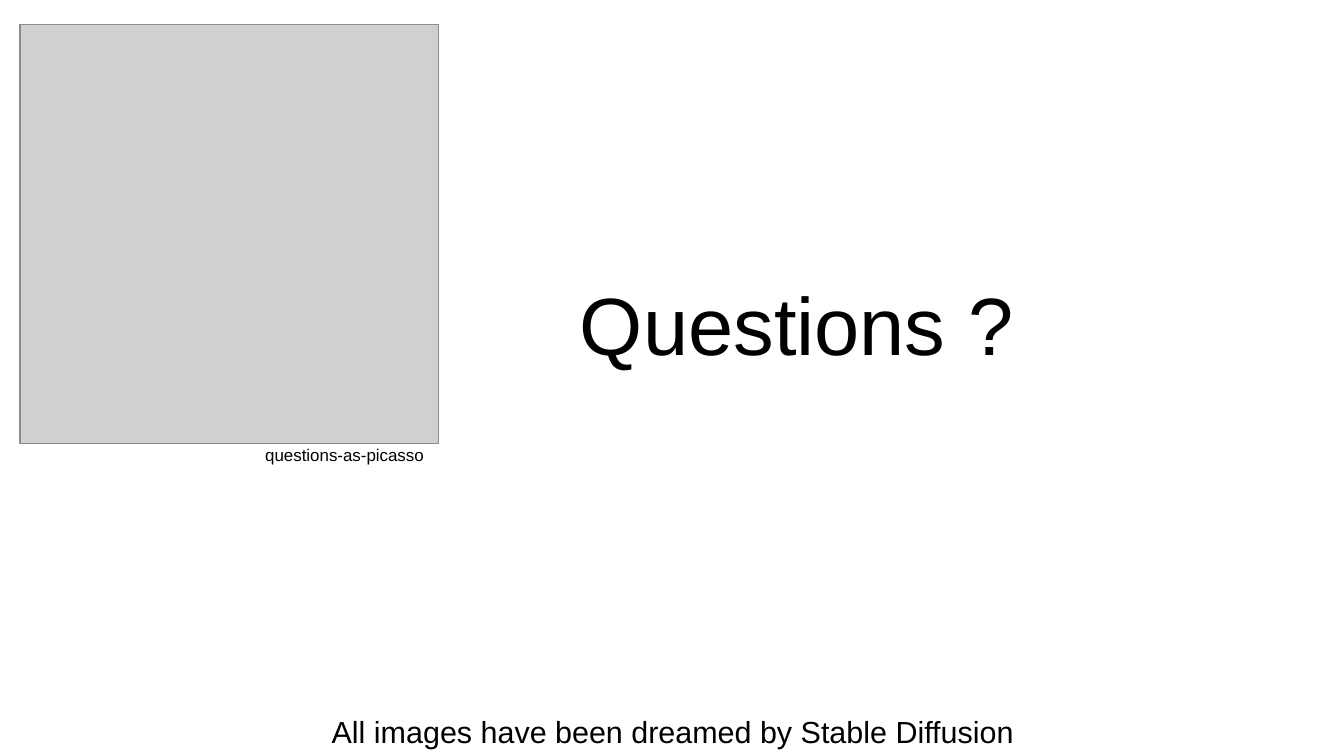
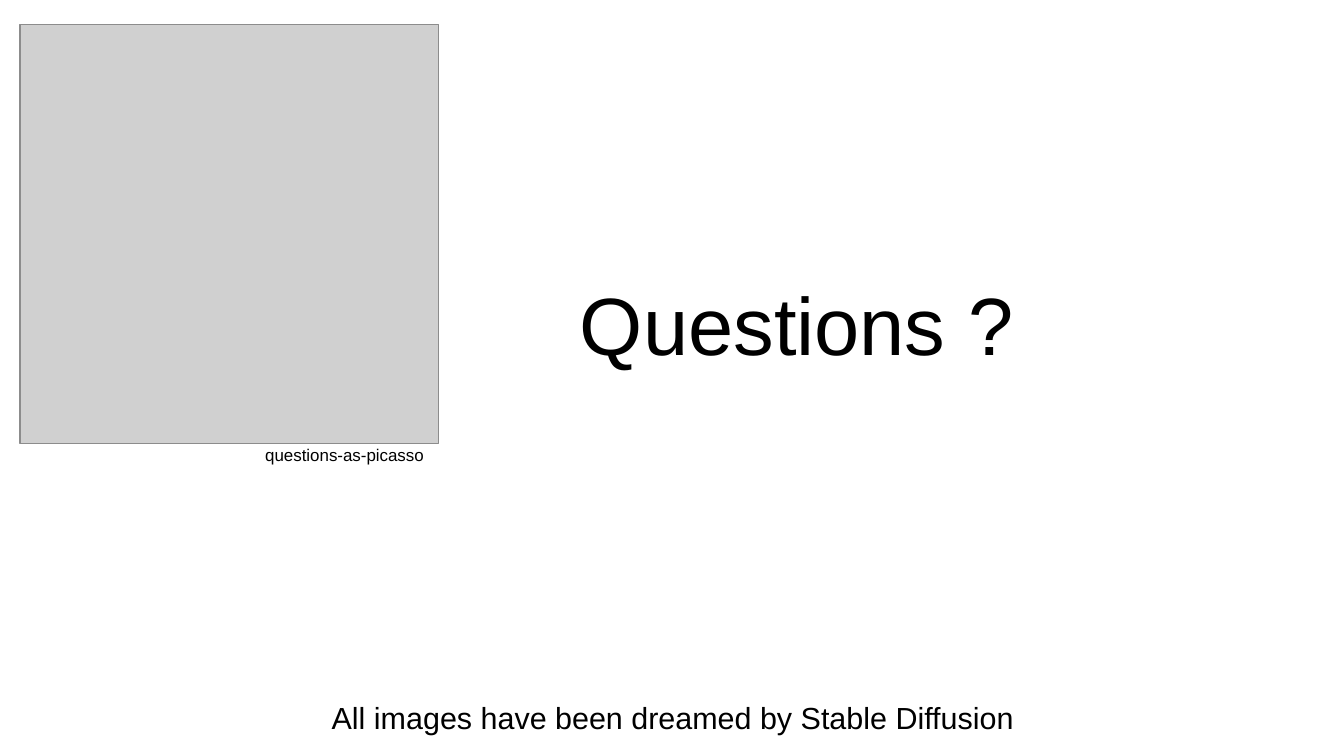
Before and after one commit to forax/dop-examples, a slide deck: slide 42 of data oriented programming.odp. Drawn at 1344x756 pixels with LibreOffice and Linux fonts; fonts in the diff are those of the drawing; grey boxes stand for pictures. Boxes give left, top, right and bottom in pixels: in the first picture for what was removed or moved away, otherwise in the second. Text is boxed around its words. In the diff, an @@ line names an element or a change of style, - is before the commit and + after.

```diff
--- a/data oriented programming.odp
+++ b/data oriented programming.odp
@@ text "All images have been dreamed ...": place and size @@
-text "All images have been dreamed ..." at [332, 721, 1014, 749]
+text "All images have been dreamed ..." at [332, 707, 1014, 734]
```
Also in this commit, not shown: 3 other slides changed, 1 slide added, 1 slide removed, 1 other file.
